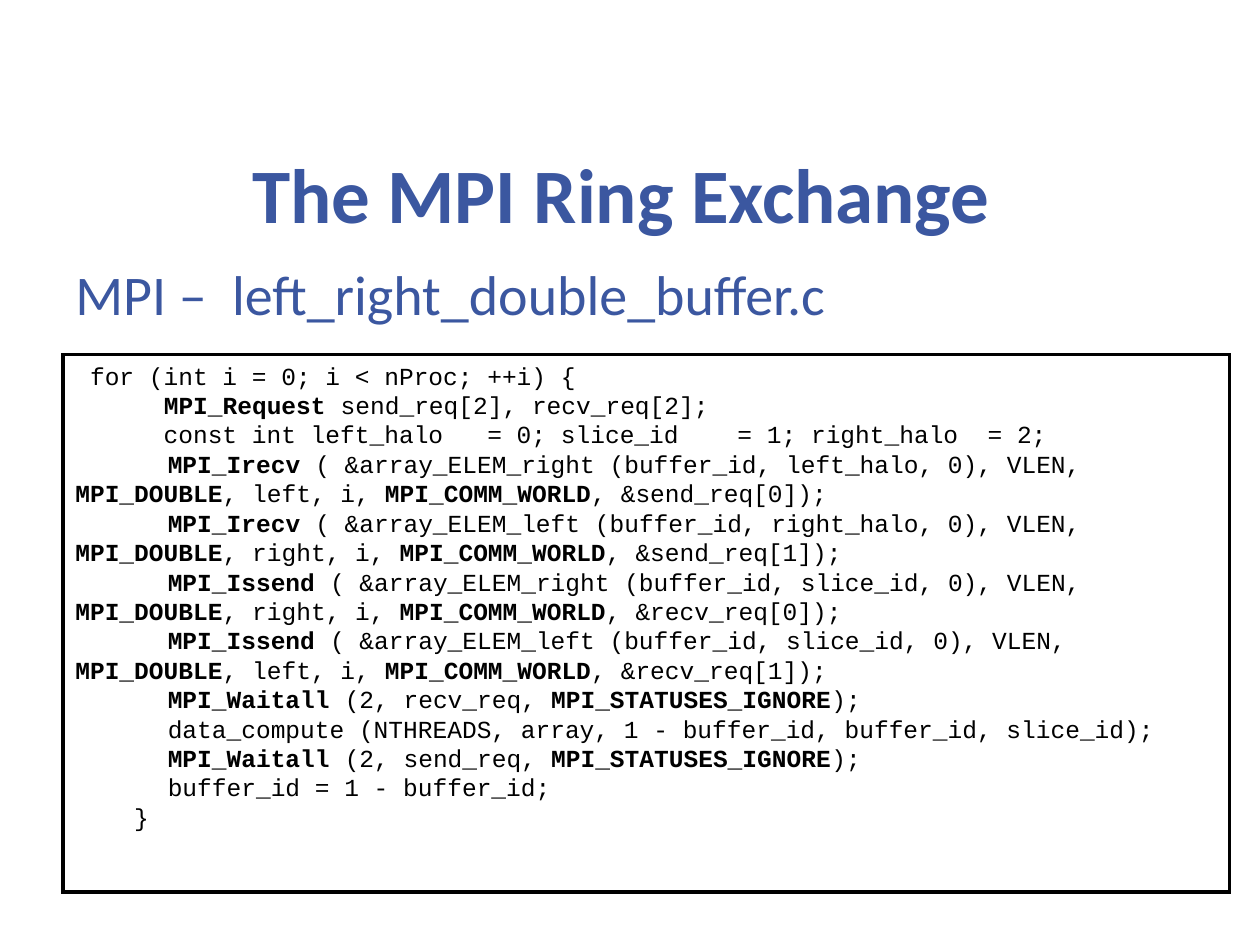
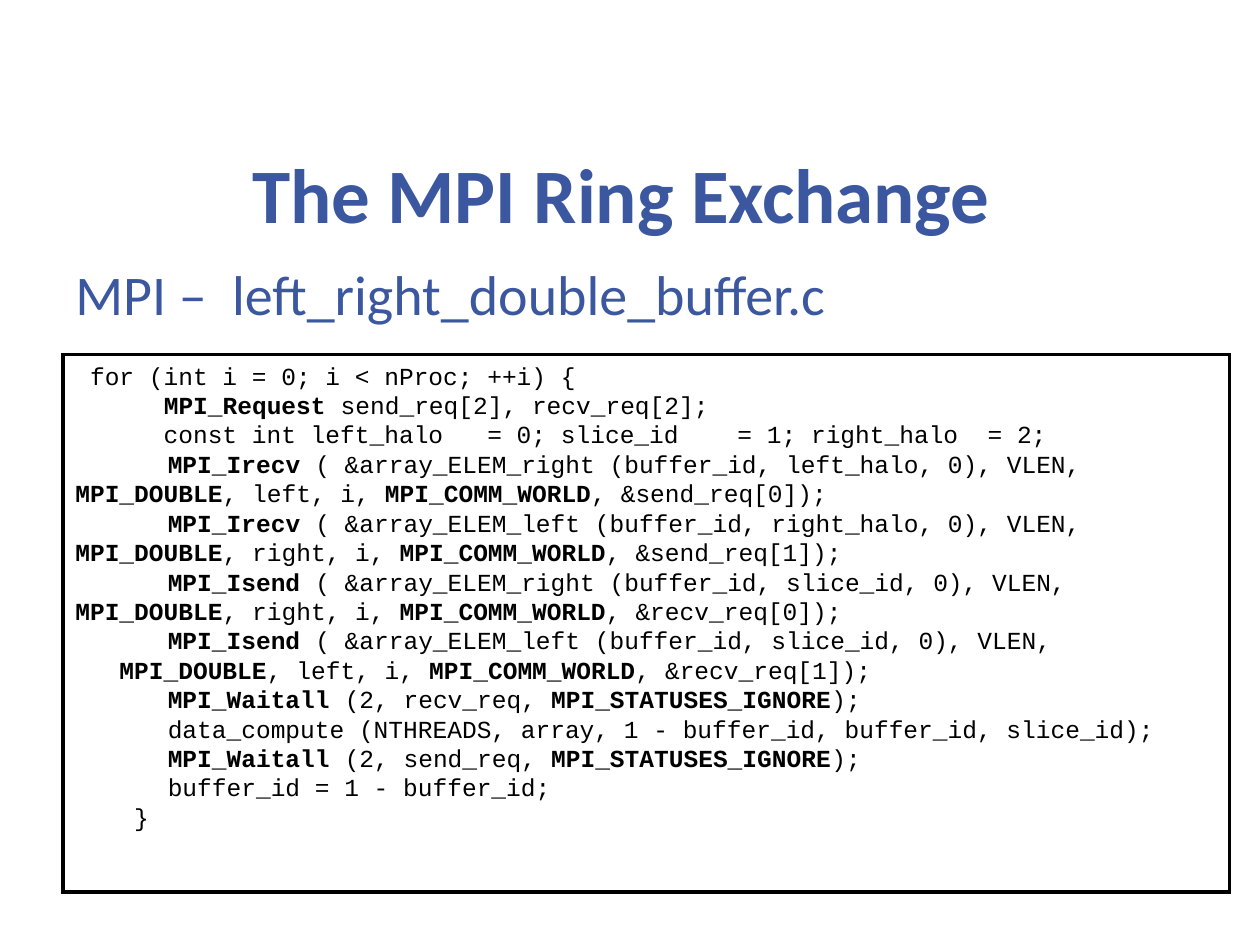
Before and after one commit to cc-hpc-itwm/GPI-2, a slide deck: slide 58 of tutorial/slides/gaspi_tutorial.pptx. Drawn at 1260x945 pixels with LibreOffice and Linux fonts; fonts in the diff are those of the drawing; background and template pictures are left out. Boxes give left, top, right and bottom in pixels: in the first picture for what was removed or moved away, otherwise in the second. Text is boxed around its words. In the diff, an @@ line names an element or a change of style, - is before the commit and + after.

```diff
--- a/tutorial/slides/gaspi_tutorial.pptx
+++ b/tutorial/slides/gaspi_tutorial.pptx
@@ text in rectangle at (75,573,1066,684): text changed @@
-MPI_Issend ( &array_ELEM_right (buffer_id, slice_id, 0), VLEN, MPI_DOUBLE, right, i, MPI_COMM_WORLD, &recv_req[0]);
-MPI_Issend ( &array_ELEM_left (buffer_id, slice_id, 0), VLEN, MPI_DOUBLE, left, i, MPI_COMM_WORLD, &recv_req[1]);
+MPI_Isend ( &array_ELEM_right (buffer_id, slice_id, 0), VLEN, MPI_DOUBLE, right, i, MPI_COMM_WORLD, &recv_req[0]);
+MPI_Isend ( &array_ELEM_left (buffer_id, slice_id, 0), VLEN, MPI_DOUBLE, left, i, MPI_COMM_WORLD, &recv_req[1]);
```
Also in this commit, not shown: 15 other slides changed, 11 other files.
